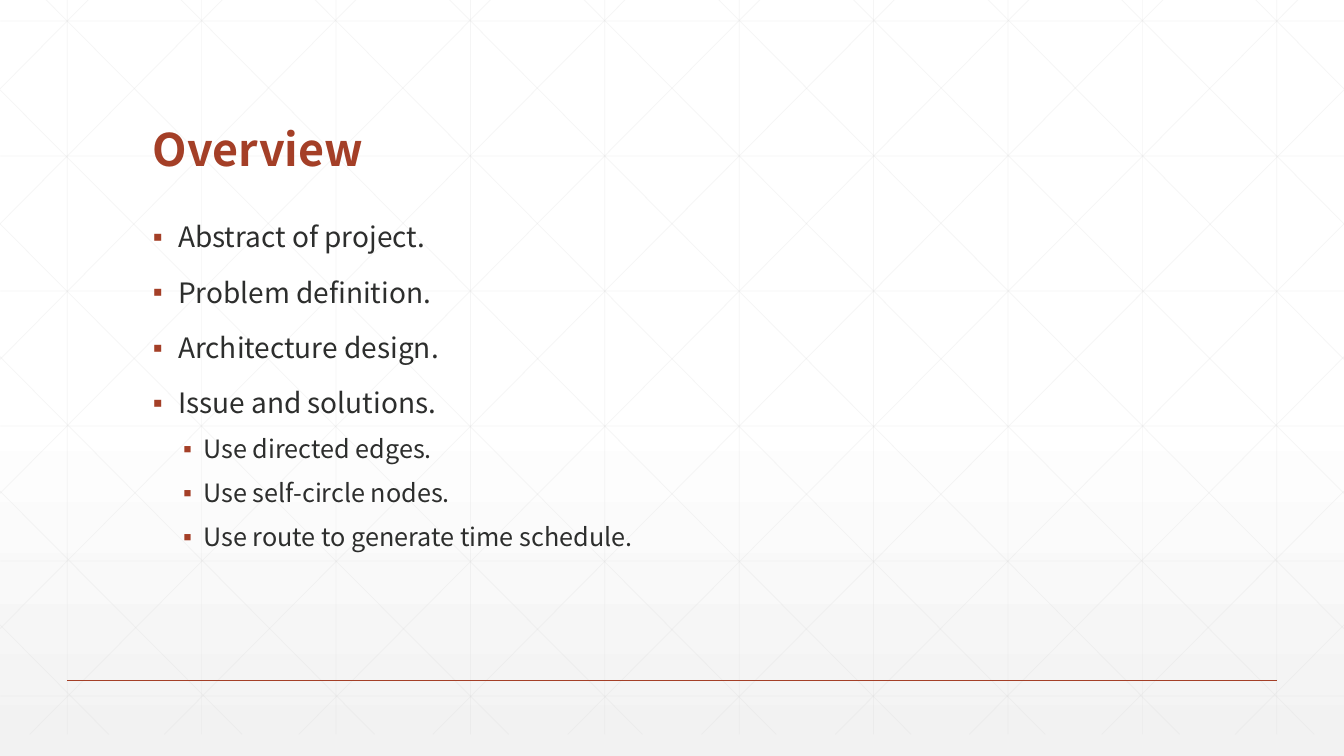
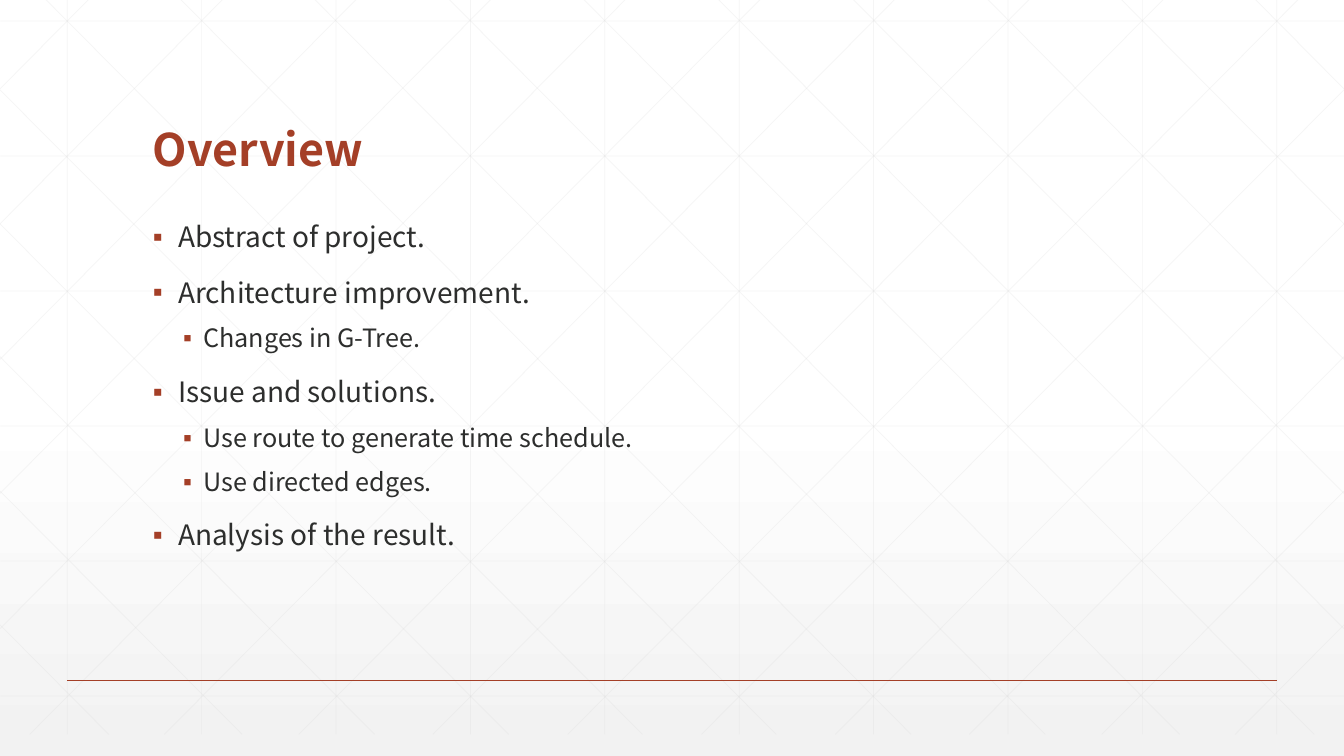
Before and after one commit to Lyther/Cargo-impl, a slide deck: slide 2 of Document/Innovation-project/pre-final.pptx. Drawn at 1344x756 pixels with LibreOffice and Linux fonts; fonts in the diff are those of the drawing. Boxes give left, top, right and bottom in pixels: in the first picture for what was removed or moved away, otherwise in the second. Text is boxed around its words. In the diff, an @@ line names an element or a change of style, - is before the commit and + after.

Commit message:
new result update

```diff
--- a/Document/Innovation-project/pre-final.pptx
+++ b/Document/Innovation-project/pre-final.pptx
@@ text at (x1=178, y1=280, x2=530, y2=353): text changed @@
-▪ Problem definition.
-▪ Architecture design.
+▪ Architecture improvement.
+  ▪ Changes in G-Tree.
@@ text at (x1=203, y1=427, x2=633, y2=453): paragraph added @@
+  ▪ Use route to generate time schedule.
@@ text at (x1=178, y1=522, x2=456, y2=552): text changed; size 18 to 20 pt @@
-  ▪ Use self-circle nodes.
-  ▪ Use route to generate time schedule.
+▪ Analysis of the result.
```
Also in this commit, not shown: 5 slides added, 1 slide removed, 32 other files.
